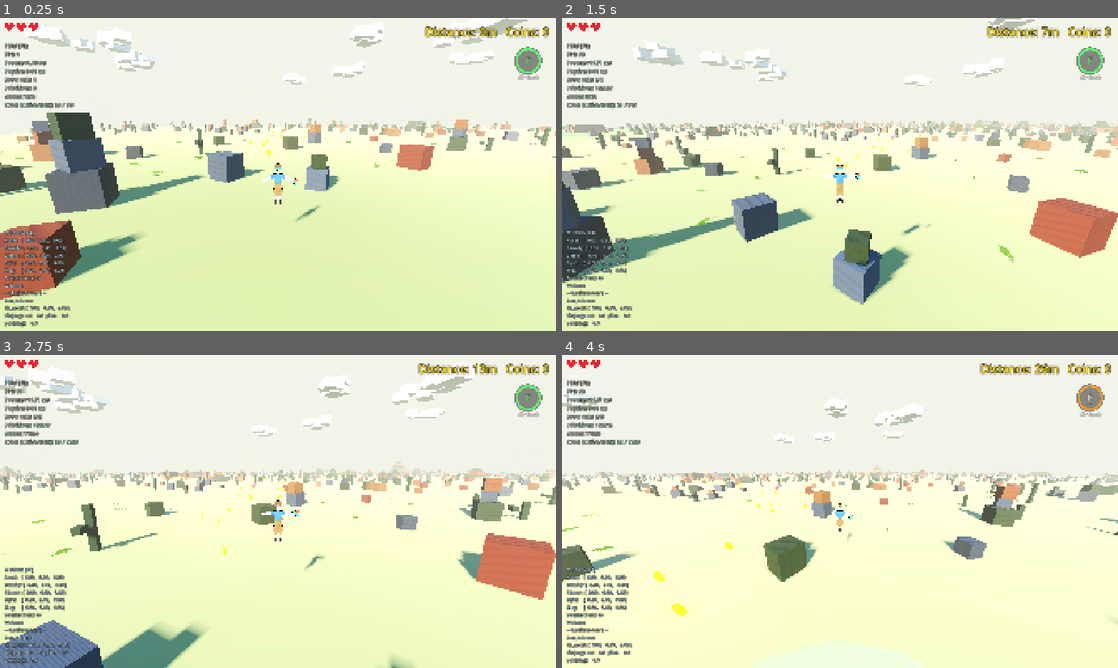
Above: before the commit, frames 1-4 (two rows, left to right).
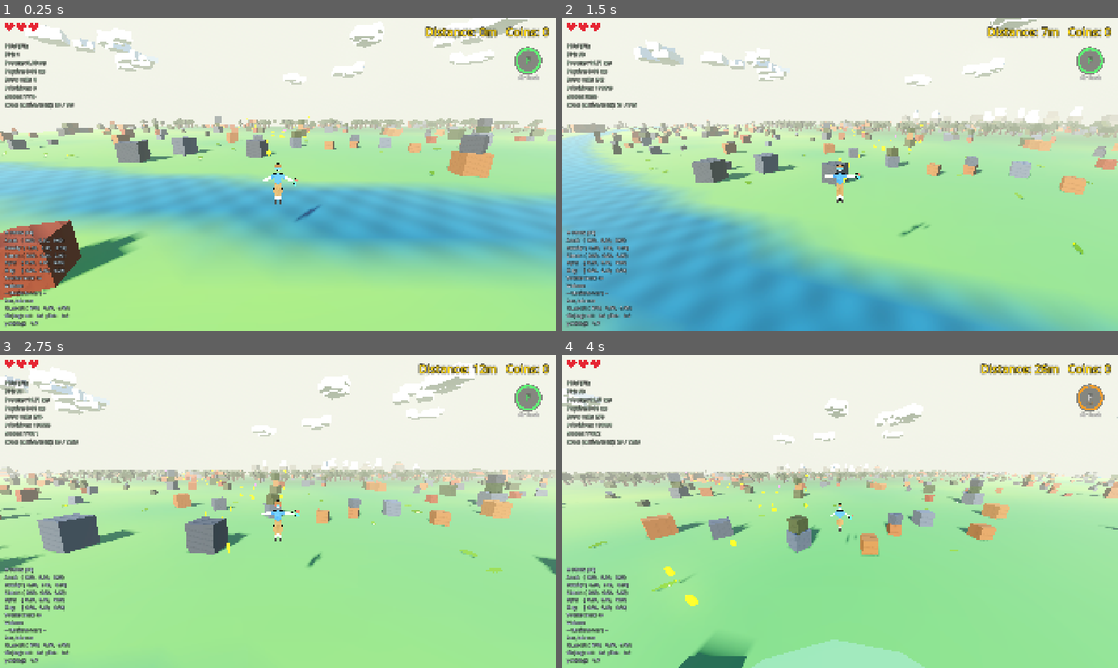
Above: after the commit, the same moments.

Repository: korjavin/godot-test1
Game: Godot game, scene res://scenes/main.tscn
The game is run twice, just before and just after one commit, with the same random seed, the same clock (stepped at 60 frames per second) and the same inputs.
Inputs (mouse positions are in pixels of both pictures, inside the frame that each line leads up to):
- Up to frame 1 (0.25 s): no input
- Up to frame 2 (1.5 s): tap Enter (ui_accept) at 0.5 s; move the mouse to (867, 174) at 0.52 s; hold Shift (run) 0.53-1.28 s; hold W (move_forward) from 0.53 s (still down); tap Space (jump) at 0.77, 0.8, 1.07, 1.35 s; move the mouse to (812, 174) at 1.27 s
- Up to frame 3 (2.75 s): keep holding W (move_forward); tap Space (jump) at 1.52, 1.82, 2.3 s; tap Shift (run) at 1.55 s; move the mouse to (289, 505) at 2.02 s; hold Ctrl (duck) from 2.03 s (still down)
- Up to frame 4 (4 s): keep holding W (move_forward); move the mouse to (834, 517) at 2.77 s; release Ctrl (duck) at 2.78 s; tap Shift (run) at 2.85 s; tap Space (jump) at 3.02, 3.32, 3.77, 3.8 s; move the mouse to (878, 514) at 3.52 s; tap F (special_ability) at 3.6 s

The runs differ from the first frame. In frame 1, 62% of the frame differs, in the area x 0-100%, y 24-100%; in frame 2, 64%, in the area x 0-100%, y 0-100%; in frame 3, 61%; in frame 4, 61%.

Commit message:
fix: address code review findings
- river band was ~4x too wide: RIVER_HALF_WIDTH 0.02 was derived from a guessed
  0.005/m gradient; measured mean gradient is ~0.0017/m, making 6.7% of the world
  water with a 31m median crossing. 0.007 gives ~2.3% and an ~11m median.
- desert thinning was a silent no-op: max_attempts is objects_per_chunk*3 and the
  keep-rule was attempts%3, so exactly objects_per_chunk attempts stayed eligible
  and the quota still filled (~84% kept). Now divides the loop TARGET instead --
  still zero extra RNG draws. Measured 4 blocks/desert chunk vs 12 on plains.
- biome geometry never overlap-tested against existing footprints; trees and cacti
  grew through blocks. _biome_spot_ok now takes a radius + obstacles list.
  Massifs test against each other only (a ~9.7m radius vs every block would cover
  the chunk and stop mountains generating) -- which also gives the mutual spacing
  they lacked, so 2-4 peaks no longer merge into one blob.
- short massifs were climbable staircases (8m over 7 layers = 1.14m steps, 1.7m
  ledges, vs a 3.61m jump apex), breaking the 'impassable, walk around' contract
  the flat-world design rests on. Layer count is now clamped by
  height / MOUNTAIN_MIN_LAYER_HEIGHT; the draw still happens so the stream shape
  is unchanged. MOUNTAIN_EDGE_MARGIN 14 -> 8 widens the placement box to 34x34m.
- _road_lateral_distance padded its scan window from ARTIFACT_ROAD_CLEARANCE (14)
  while MOUNTAIN_ROAD_CLEARANCE asks 24, a hair under the honest-answer bound.
  Pad now derives from the caller's clearance, removing the ~26m ceiling note.
- CACTUS_ROAD_CLEARANCE 10 -> 12: at exactly road_width_max*0.5 a cactus stands on
  the outer coin lane, and its footprint is non-climbable, so _settle_coin_y skips
  those road coins instead of perching them -- silent holes in the trail.
- biome_offset range +/-4096 -> 0..289: _biome_hash2 wraps with mod(p, 289), so a
  wider range adds no variety, but in the shader's fp32 an offset near 4096 has a
  ULP of ~0.2m of world, quantising every river edge onto a visible staircase.
- dropped the unreachable 'half <= 0.0' guard in the mountain builder.

Verified: headless + opengl3 runs clean, 144 chunks regenerate byte-identically,
20k field samples repeatable, biome content densities healthy (27 trees, 2.5
massifs, 6.3 cacti per chunk).

Diff:
--- a/assets/shaders/ground.gdshader
+++ b/assets/shaders/ground.gdshader
@@ -52,7 +52,7 @@
 uniform float biome_plains_max = 0.62;        // n < this  -> plains
 uniform float biome_forest_max = 0.82;        // n < this  -> forest, else mountain
 uniform float river_level = 0.5;              // the contour rivers follow
-uniform float river_half_width = 0.02;        // half-thickness of that contour
+uniform float river_half_width = 0.007;       // half-thickness of that contour
 uniform float biome_blend = 0.05;             // smoothstep radius at each threshold
 
 // --- Biome colours — pure art, never read by GDScript -----------------------
--- a/scripts/endless_terrain.gd
+++ b/scripts/endless_terrain.gd
@@ -427,10 +427,19 @@
 
 ## River contour: the band is the set of points whose noise value sits within
 ## RIVER_HALF_WIDTH of RIVER_LEVEL. Width in metres ≈ RIVER_HALF_WIDTH / |∇n|;
-## at a 400 m wavelength the gradient is roughly 0.005 /m, so 0.02 gives a river
-## about 8 m across. TUNE BY EYE — that estimate is only a starting point.
+## MEASURED over a 4 km field, one octave at a 400 m wavelength has a mean
+## gradient near 0.0017 /m, so 0.007 gives crossings with a median of ~11 m along
+## +X (a perpendicular width of roughly 8-9 m — a couple of wading strides).
+## The earlier 0.02 was tuned from a guessed 0.005 /m gradient and made 6.7% of
+## the world water, with a median crossing of 31 m.
+##
+## ponytail: value noise has ZERO gradient at every lattice corner, so wherever a
+## 400 m corner hashes near RIVER_LEVEL the contour still widens into an
+## occasional lake (measured p95 crossing 61 m, worst case a few hundred). Rare
+## enough to be a landmark rather than a bug; if it ever grates, gate the band on
+## a minimum |∇n| or drive the contour from a second, higher-frequency octave.
 const RIVER_LEVEL: float = 0.5
-const RIVER_HALF_WIDTH: float = 0.02
+const RIVER_HALF_WIDTH: float = 0.007
 
 ## Noise-space half-width of the soft colour transition between biomes, used as
 ## a smoothstep radius in the ground shader. Purely cosmetic: gameplay reads the
@@ -445,10 +454,10 @@
 ## all spend the same currency — create_box entries in the chunk's single
 ## MultiMesh — so "more content" costs instances, not draw calls.
 
-## DESERT — sparsity is achieved by KEEPING ONLY ONE IN N of the ordinary
-## scattered blocks (see spawn_objects_in_chunk). Deliberately a counter rule and
-## NOT an RNG roll: an extra draw there would shift the shared chunk stream and
-## reshuffle every block, crocodile and coin in the chunk.
+## DESERT — sparsity is achieved by dividing the ordinary scattered-block TARGET
+## by N (see spawn_objects_in_chunk). Deliberately a target and NOT an RNG roll:
+## an extra draw there would shift the shared chunk stream and reshuffle every
+## block, crocodile and coin in the chunk.
 const DESERT_BLOCK_KEEP_EVERY: int = 3
 
 ## DESERT — cactus stacks: how many candidates, how big, how far from the road.
@@ -458,7 +467,12 @@
 ## per the project's "entity counts are never reduced" rule.
 const CACTUS_MIN: int = 4
 const CACTUS_MAX: int = 9
-const CACTUS_ROAD_CLEARANCE: float = 10.0
+## 12 m, not 10: a cactus footprint is NON-climbable, so _settle_coin_y SKIPS any
+## road coin it overlaps rather than perching one on top (unlike the ordinary
+## scattered blocks, which are climbable and may stand on the swath freely). At
+## exactly road_width_max * 0.5 = 10 a cactus sits on the outermost coin lane and
+## punches silent holes in the trail; 12 clears the swath plus a cactus radius.
+const CACTUS_ROAD_CLEARANCE: float = 12.0
 const CACTUS_WIDTH_MIN: float = 0.45
 const CACTUS_WIDTH_MAX: float = 0.75
 const CACTUS_SEGMENT_MIN: float = 0.9   # height of one stacked segment
@@ -507,16 +521,27 @@
 const MOUNTAIN_LAYER_TAPER: float = 0.74  # each layer up is this fraction as wide
 const MOUNTAIN_LAYER_JITTER: float = 0.5  # metres of lateral wobble per layer
 
+## MOUNTAIN — minimum height of one layer, in metres. A massif is only "walk
+## around it" if you cannot simply hop up its steps: the player's jump apex is
+## 3.61 m (see the gravity note in CLAUDE.md), so every step has to clear that.
+## The drawn layer count is capped by height / this, which is what stops a short
+## wide many-layered roll from generating a climbable ziggurat.
+const MOUNTAIN_MIN_LAYER_HEIGHT: float = 4.0
+
 ## MOUNTAIN — keeps the base well inside the chunk so a massif never straddles a
 ## seam and gets half-unloaded (same idea as ARTIFACT_EDGE_MARGIN, bigger because
-## a massif is bigger).
-const MOUNTAIN_EDGE_MARGIN: float = 14.0
+## a massif is bigger). The widest possible base half-width plus its layer jitter
+## is 7.0 m, so 8.0 clears a seam with room to spare while still leaving a 34 x 34
+## m placement box — wide enough that 2-4 massifs spread across the chunk instead
+## of piling into the middle of every one and reading as a per-chunk grid.
+const MOUNTAIN_EDGE_MARGIN: float = 8.0
 
 ## MOUNTAIN — the road clearance is what cuts a CANYON through a range: the
 ## massifs simply refuse to stand near the centerline, so the coin road threads
 ## between them. Comfortably larger than FOREST_ROAD_CLEARANCE (a tree you can
-## sidestep; a massif you would have to walk minutes around). Kept under the ~26 m
-## honest-answer bound documented on _biome_spot_ok.
+## sidestep; a massif you would have to walk minutes around). Any value is safe:
+## _road_lateral_distance sizes its station scan window from the clearance it is
+## given, so the answer stays honest however far this is pushed.
 const MOUNTAIN_ROAD_CLEARANCE: float = 24.0
 
 ## MOUNTAIN — a massif at least this tall gets its top layers forced snow-white.
@@ -829,14 +854,18 @@
 	consumes zero draws from any chunk/coin/croc RNG and the rest of the world is
 	byte-identical to a run without biomes.
 
-	The range is deliberately large (±4096 noise cells ≈ ±1600 km of world) so two
-	runs essentially never land on the same slice of the field.
+	The range is 0..289 noise cells, which covers EVERY distinct field: _biome_hash2
+	wraps its lattice point with mod(p, 289.0), so shifting the offset by a whole
+	289 lands on exactly the same field. A wider range would buy no extra variety
+	and would cost precision — the shader is fp32, where an offset near 4096 has a
+	ULP of 4.9e-4 noise units (~0.2 m of world), quantising every river edge onto a
+	visible 0.2 m staircase and widening the CPU/GPU parity gap for nothing.
 	"""
 	var offset_rng := RandomNumberGenerator.new()
 	offset_rng.seed = hash(Vector3i(BIOME_SALT, 0, run_seed))
 	biome_offset = Vector2(
-		offset_rng.randf_range(-4096.0, 4096.0),
-		offset_rng.randf_range(-4096.0, 4096.0)
+		offset_rng.randf_range(0.0, 289.0),
+		offset_rng.randf_range(0.0, 289.0)
 	)
 
 
@@ -1316,9 +1345,21 @@
 		spawn_feature_structure(rng, half_chunk, chunk_center, obstacles, platforms, block_batch, block_body)
 
 	# Is this a DESERT chunk? A desert keeps only one scattered block in
-	# DESERT_BLOCK_KEEP_EVERY (the skip is applied inside the loop below), which is
-	# what makes it read as sparse without touching objects_per_chunk.
+	# DESERT_BLOCK_KEEP_EVERY, which is what makes it read as sparse.
+	#
+	# EDUCATIONAL NOTE — WHY THIS IS A TARGET AND NOT A ROLL: the obvious
+	# "rng.randf() < 0.33" inside the loop would insert a draw into the SHARED
+	# chunk stream, and every block, structure, crocodile and coin drawn after it
+	# would shift. Lowering the loop's TARGET instead adds no draw at all.
+	#
+	# (An earlier version keyed the skip off the loop's `attempts` counter. That
+	# was silently a no-op: max_attempts is objects_per_chunk * 3 and the keep-rule
+	# was `attempts % 3`, leaving exactly objects_per_chunk eligible attempts — so
+	# the quota still filled and a desert kept ~84% of its blocks, not a third.)
 	var desert_chunk := biome_at(chunk_center.x, chunk_center.z) == Biome.DESERT
+	var object_target := objects_per_chunk
+	if desert_chunk:
+		object_target = maxi(1, objects_per_chunk / DESERT_BLOCK_KEEP_EVERY)
 
 	# Store positions of scattered objects to check spacing between them
 	var spawned_positions: Array[Vector3] = []
@@ -1327,7 +1368,7 @@
 	var attempts := 0
 	var max_attempts := objects_per_chunk * 3  # Allow multiple attempts per object
 
-	while spawned_positions.size() < objects_per_chunk and attempts < max_attempts:
+	while spawned_positions.size() < object_target and attempts < max_attempts:
 		attempts += 1
 
 		# Generate random position within chunk bounds
@@ -1363,19 +1404,6 @@
 		# position on rejection) would shift the whole stream and reshuffle the
 		# world. Same discipline in every biome exclusion below.
 		if valid_position and is_river_at(chunk_center + object_pos):
-			valid_position = false
-
-		# ...and, in a DESERT, only one candidate in DESERT_BLOCK_KEEP_EVERY
-		# survives — that thinning IS the desert's emptiness.
-		#
-		# EDUCATIONAL NOTE — WHY A COUNTER AND NOT A RANDOM ROLL: the obvious
-		# "rng.randf() < 0.33" would insert a draw into the SHARED chunk stream, and
-		# every block, structure, crocodile and coin drawn after it in this chunk
-		# would shift. The loop's own `attempts` counter is already deterministic
-		# (it is a pure function of how the loop ran, which is itself seeded), so
-		# keying the skip off it thins the desert while leaving the RNG sequence
-		# byte-identical — exactly the same discipline as the river skip above.
-		if valid_position and desert_chunk and attempts % DESERT_BLOCK_KEEP_EVERY != 0:
 			valid_position = false
 
 		if not valid_position:
@@ -2605,32 +2633,49 @@
 			pass
 
 
-func _biome_spot_ok(world_x: float, world_z: float, road_clearance: float) -> bool:
+func _biome_spot_ok(chunk_center: Vector3, local_x: float, local_z: float, radius: float, road_clearance: float, obstacles: Array) -> bool:
 	"""
 	The single home of the "is this a legal spot for biome geometry" rule.
 
-	@param world_x, world_z: Candidate world position.
+	@param chunk_center: World centre of the chunk (create_box and `obstacles` are
+	                     both chunk-LOCAL; the river/road field is asked in WORLD
+	                     space, so the conversion happens here once).
+	@param local_x, local_z: Candidate position, chunk-local.
+	@param radius: Footprint radius of the thing about to be built, used for the
+	               overlap test. Pass the WIDEST the thing could be — the actual
+	               width is usually drawn after this call, and reordering the draws
+	               to know it exactly would shift the biome stream for nothing.
 	@param road_clearance: Minimum distance to the coin-road centerline (metres).
-	@return: true when the spot is NOT in a river AND at least `road_clearance`
-	         from the road centerline.
-
-	WHY BOTH TESTS LIVE TOGETHER: they answer the same question — "would putting
-	something solid here spoil a route the player needs?". Rivers must stay wadeable
-	(a tree in the water is nonsense and a massif would dam it), and the coin road
-	must stay followable — a forest leaves the coin swath clear, and a mountain
-	range leaves a canyon through itself, purely by asking for a bigger clearance.
+	@param obstacles: Footprints already placed in this chunk (scattered blocks,
+	                  feature structures, artifacts, and earlier biome geometry).
+	@return: true when the spot is NOT in a river, is at least `road_clearance`
+	         from the road centerline, and overlaps nothing already placed.
+
+	WHY THE TESTS LIVE TOGETHER: they answer one question — "would putting
+	something solid here spoil what is already there?". Rivers must stay wadeable
+	(a tree in the water is nonsense and a massif would dam it), the coin road must
+	stay followable — a forest leaves the coin swath clear, and a mountain range
+	leaves a canyon through itself, purely by asking for a bigger clearance — and
+	nothing may grow THROUGH something else: without the overlap test a massif
+	(radius ~7 m, covering an eighth of a chunk) entombs the scattered blocks under
+	it and trees sprout out of walls. The overlap test also gives massifs their
+	mutual spacing for free, since each appends its own footprint before the next
+	is tried.
 
 	Callers pass DIFFERENT clearances (trees a little, massifs a lot), which is why
-	the clearance is a parameter rather than a constant read in here.
-
-	Keep every clearance at or below ~26 m: _road_lateral_distance scans a station
-	window padded by ARTIFACT_ROAD_CLEARANCE (14) + two station spacings, which
-	bounds honest answers to about that distance. Anything further away in X is
-	already further than 26 m in a straight line, so the answer stays correct.
-	"""
+	the clearance is a parameter rather than a constant read in here; it is handed
+	straight to _road_lateral_distance, which sizes its scan window from it.
+	"""
+	var world_x := chunk_center.x + local_x
+	var world_z := chunk_center.z + local_z
 	if is_river_at(Vector3(world_x, 0.0, world_z)):
 		return false
-	return _road_lateral_distance(world_x, world_z) >= road_clearance
+	if _road_lateral_distance(world_x, world_z, road_clearance) < road_clearance:
+		return false
+	for ob in obstacles:
+		if Vector2(local_x - ob.pos.x, local_z - ob.pos.z).length() < radius + ob.radius:
+			return false
+	return true
 
 
 func _spawn_desert_content(chunk_center: Vector3, rng: RandomNumberGenerator, obstacles: Array, block_batch: Array, block_body: StaticBody3D) -> void:
@@ -2661,7 +2706,7 @@
 		var local_z := rng.randf_range(-half, half)
 		# Rejection is a `continue` AFTER the position draws, so a rejected cactus
 		# costs a spot and not a shift in this (or any) RNG sequence.
-		if not _biome_spot_ok(chunk_center.x + local_x, chunk_center.z + local_z, CACTUS_ROAD_CLEARANCE):
+		if not _biome_spot_ok(chunk_center, local_x, local_z, CACTUS_WIDTH_MAX * 1.2, CACTUS_ROAD_CLEARANCE, obstacles):
 			continue
 
 		var width := rng.randf_range(CACTUS_WIDTH_MIN, CACTUS_WIDTH_MAX)
@@ -2724,7 +2769,9 @@
 		var world_x := chunk_center.x + local_x
 		var world_z := chunk_center.z + local_z
 		# Both rejections are post-draw `continue`s (see _spawn_desert_content).
-		if not _biome_spot_ok(world_x, world_z, FOREST_ROAD_CLEARANCE):
+		# The radius is the widest a TRUNK can be — the canopy is visual-only, and
+		# leaves brushing a nearby block is exactly what a real wood looks like.
+		if not _biome_spot_ok(chunk_center, local_x, local_z, TREE_TRUNK_WIDTH_MAX * 0.71 + 0.3, FOREST_ROAD_CLEARANCE, obstacles):
 			continue
 		if biome_at(world_x, world_z) != Biome.FOREST:
 			continue
@@ -2787,9 +2834,16 @@
 	jittered, so a massif reads as a crude rocky peak rather than a wedding cake.
 	"""
 	var half := chunk_size / 2.0 - MOUNTAIN_EDGE_MARGIN
-	if half <= 0.0:
-		return
 	var count := rng.randi_range(MOUNTAIN_MASSIF_MIN, MOUNTAIN_MASSIF_MAX)
+
+	# Massifs are checked for overlap against EACH OTHER ONLY, not against the whole
+	# `obstacles` list. A massif's footprint radius is ~9.7 m, so demanding clearance
+	# from all dozen scattered blocks would cover the entire chunk and mountains
+	# would essentially stop generating. Overlapping a scattered block is also
+	# harmless — the block ends up INSIDE the rock, invisible, at worst reading as a
+	# boulder at the foot of the flank. Massif-on-massif is the overlap that matters:
+	# without this list, 2-4 peaks drawn from the same box merge into one lumpy blob.
+	var placed_massifs: Array = []
 
 	for _i in count:
 		# Try a few spots; take the first that clears the road, the river and is
@@ -2805,7 +2859,11 @@
 			local_z = rng.randf_range(-half, half)
 			var wx := chunk_center.x + local_x
 			var wz := chunk_center.z + local_z
-			if _biome_spot_ok(wx, wz, MOUNTAIN_ROAD_CLEARANCE) and biome_at(wx, wz) == Biome.MOUNTAIN:
+			# MOUNTAIN_BASE_WIDTH_MAX is the widest base that could be drawn below —
+			# the real width is drawn after this test, and reordering the draws to
+			# know it exactly would shift the biome stream for nothing.
+			if _biome_spot_ok(chunk_center, local_x, local_z, MOUNTAIN_BASE_WIDTH_MAX * 0.71 + MOUNTAIN_LAYER_JITTER, MOUNTAIN_ROAD_CLEARANCE, placed_massifs) \
+					and biome_at(wx, wz) == Biome.MOUNTAIN:
 				placed = true
 		if not placed:
 			continue
@@ -2813,6 +2871,13 @@
 		var height := rng.randf_range(MOUNTAIN_HEIGHT_MIN, MOUNTAIN_HEIGHT_MAX)
 		var base_w := rng.randf_range(MOUNTAIN_BASE_WIDTH_MIN, MOUNTAIN_BASE_WIDTH_MAX)
 		var layers := rng.randi_range(MOUNTAIN_LAYERS_MIN, MOUNTAIN_LAYERS_MAX)
+		# Cap the drawn count so no single step is short enough to jump onto. The
+		# draw itself still happens (the stream keeps its shape); we only clamp the
+		# result. Without this an 8 m massif split into 7 layers is a 1.14 m
+		# staircase with a 1.7 m ledge at each level — a walkable ziggurat, which
+		# would break the "impassable, you go around" contract that the whole
+		# mountains-as-blocks design rests on under the flat-world invariant.
+		layers = clampi(int(height / MOUNTAIN_MIN_LAYER_HEIGHT), 2, layers)
 		var snowy := height >= MOUNTAIN_SNOW_HEIGHT
 		var layer_h := height / float(layers)
 
@@ -2835,8 +2900,11 @@
 
 		# One footprint for the whole massif, NOT climbable and carrying the real
 		# top height: crocodiles avoid it, and a road coin that would otherwise be
-		# perched 15 m up a peak is skipped instead (see _settle_coin_y).
-		obstacles.append({ "pos": Vector3(local_x, 0, local_z), "radius": base_w * 0.71 + MOUNTAIN_LAYER_JITTER, "top": height, "climbable": false })
+		# perched 15 m up a peak is skipped instead (see _settle_coin_y). It goes
+		# into placed_massifs too, so the next massif keeps its distance from it.
+		var footprint := { "pos": Vector3(local_x, 0, local_z), "radius": base_w * 0.71 + MOUNTAIN_LAYER_JITTER, "top": height, "climbable": false }
+		obstacles.append(footprint)
+		placed_massifs.append(footprint)
 
 # ============================================================================
 # BIOME FIELD (one noise field; four biomes + rivers read out of it)
@@ -3254,30 +3322,37 @@
 		coins.append({ "pos": Vector3(p.x, COIN_GROUND_HEIGHT, p.y), "gem": gem })
 	return coins
 
-func _road_lateral_distance(world_x: float, world_z: float) -> float:
+func _road_lateral_distance(world_x: float, world_z: float, clearance: float = ARTIFACT_ROAD_CLEARANCE) -> float:
 	"""
 	Minimum distance (world metres, XZ plane) from the point (world_x, world_z)
 	to any road centerline station near it. Used by artifact placement to keep
-	landmarks off the coin road (see ARTIFACT_ROAD_CLEARANCE).
+	landmarks off the coin road (see ARTIFACT_ROAD_CLEARANCE) and by biome
+	geometry to keep the coin swath clear (see _biome_spot_ok).
 
 	@param world_x, world_z: World-space point to test.
+	@param clearance: The distance the caller is about to compare against. Only
+	                  used to size the scan window — pass the SAME value you test
+	                  with, or the answer may be capped short of it.
 	@return: Distance to the nearest scanned station centre, or INF when no
 	         station falls in the scan window (the point is far off-road in X —
 	         "very far from the road" and "no road here" both mean "clear").
 
 	EDUCATIONAL NOTE:
-	- We only need to know whether the point is WITHIN ARTIFACT_ROAD_CLEARANCE of
-	  the centerline, so scanning the stations inside a padded X-window around the
+	- We only need to know whether the point is WITHIN `clearance` of the
+	  centerline, so scanning the stations inside a padded X-window around the
 	  point suffices: any station outside that window is already further away in X
 	  alone than the clearance we test against. The pad adds two station spacings
-	  so the sampled polyline can't cut a corner past the window edge.
+	  so the sampled polyline can't cut a corner past the window edge. Deriving the
+	  pad from the caller's own clearance is what keeps that guarantee true for
+	  every caller — an earlier version hardcoded ARTIFACT_ROAD_CLEARANCE, which
+	  left MOUNTAIN_ROAD_CLEARANCE (24) a hair under the honest-answer bound.
 	- Same manual-counter scan as spawn_coins_in_chunk — NOT `for k in range(...)`,
 	  which would eagerly materialise an O(total cached suffix) int Array per call
 	  just to visit a handful of stations (see the allocation note there).
 	- Reads only the station cache (pure in `k`), so the answer for a given point
 	  is deterministic and load-order independent.
 	"""
-	var pad := ARTIFACT_ROAD_CLEARANCE + _road_spacing() * 2.0
+	var pad := clearance + _road_spacing() * 2.0
 	_road_extend_to_x(world_x - pad, world_x + pad)
 
 	var best := INF
Not shown, changed: CLAUDE.md
